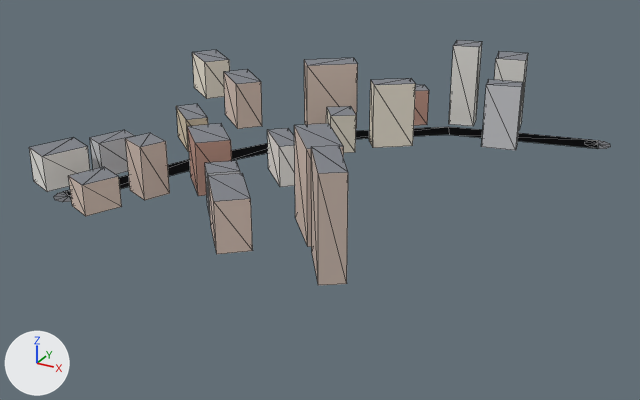
The glTF model apps/client/public/cities/moscow_synth/tiles/1_-2.glb as it was, and as the next commit left it.
One viewpoint serves both versions: a camera (50 mm lens) standing at (650.0, -35.0, 188.0) and looking at (432.0, 363.0, -10.0). Lighting does not change. The marker at lower left points along +X, +Y and +Z. The picture after the commit comes second. Mesh edges are drawn as thin lines. Vertices at exactly the same position are counted once.
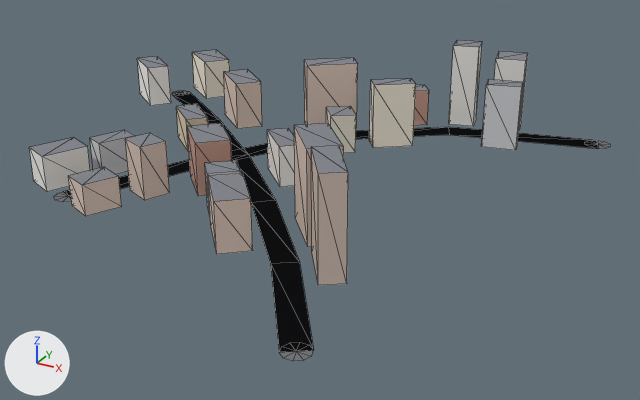
The newer file is also turned or shifted as a whole; pictures and numbers use the older file's frame.

Pixel boxes [x1, y1, x2, y2] of what changed, in the pictures (640 x 400 px):
'Mesh_0', reshaped (31% taller): before [29, 40, 611, 285]; after [29, 40, 611, 361]
part 1 of me_mesh_0, added: after [279, 350, 314, 361]
part 2 of me_mesh_0, added: after [137, 56, 171, 106]
part 3 of me_mesh_0, added: after [172, 92, 314, 352]

What changed in the scene script:
```text
Change me_mesh_0:
    used by ob_mesh_0; location = (0.0, 0.0, 0.0)
    remove me_mesh_0.from_pydata(...)  # 192 vertices, 228 faces; spans x 261.0..560.0, y 261.0..520.0, z 0.0..52.0
    add me_mesh_0.from_pydata(...)  # 234 vertices, 268 faces; spans x 237.0..560.0, y 205.0..520.0, z 0.0..52.0
    me_mesh_0 part 1: the loose piece of 11 vertices spanning x 315.0..331.0, y 274.0..289.0, z 0.0 is copied, and the copy is scaled about its middle by (0.825, 0.825, 1), then moved by (181.0, -70.0, 0.0); it spans x 498.0..511.0, y 205.0..218.0, z 0.0
    me_mesh_0 part 2: the loose piece of 8 vertices spanning x 318.0..352.0, y 416.0..450.0, z 0.0..30.0 is copied, and the copy is turned 4.1 degrees about the z axis through its middle and scaled by 0.915, then moved by (-82.0, 10.0, -2.0); it spans x 237.0..270.0, y 428.0..458.0, z 0.0..27.0
    me_mesh_0 part 3
    12 vertices are added at x 257.0..510.0, y 208.0..468.0, z 0.0
    10 new faces join them, mat_road
    other edits to the shape of me_mesh_0 do not show in these pictures
```
